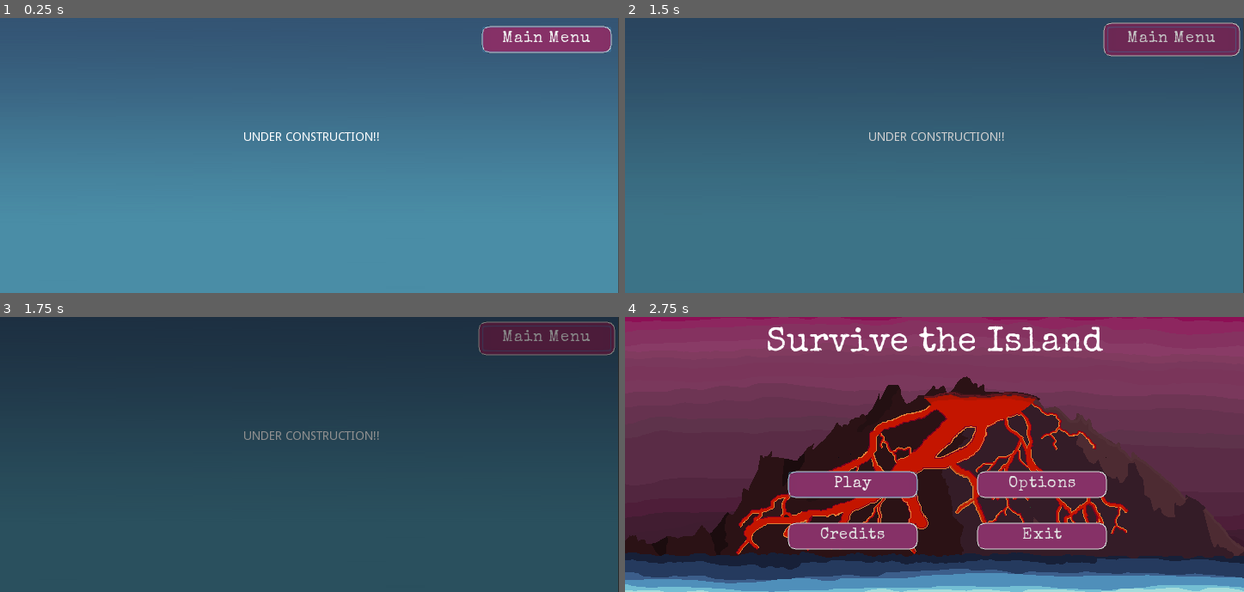
Above: before the commit, frames 1-4 (two rows, left to right).
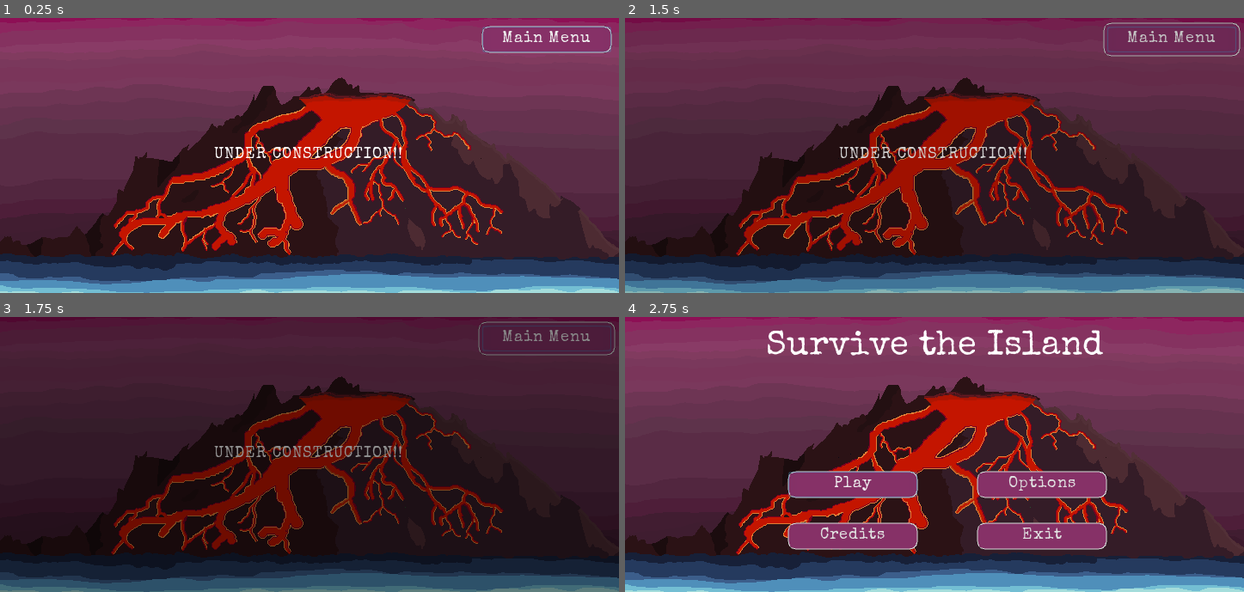
Above: after the commit, the same moments.

Repository: HaywardMorihara/SurviveTheIsland
Game: Godot game, scene res://src/UserInterface/Credits.tscn
Same seed, same stepped clock (60 frames per second), same inputs: the game is played once before the commit and once after it. This scene is started directly instead of the project's main scene.
Inputs (mouse positions are in pixels of both pictures, inside the frame that each line leads up to):
- Up to frame 1 (0.25 s): no input
- Up to frame 2 (1.5 s): move the mouse to (1070, 141) at 0.52 s; hold D (move_right) 0.53-1.25 s; tap Mouse wheel up (cycle_block_type) at 0.6 s; tap W (jump) at 0.77 s; click "Main Menu" at 1.25 s
- Up to frame 3 (1.75 s): no input
- Up to frame 4 (2.75 s): move the mouse to (810, 468) at 2.02 s; hold D (move_right) from 2.03 s (still down); tap Z (remove_block) at 2.1 s; tap W (jump) at 2.27 s

The runs differ from the first frame. In frame 1, 94% of the frame differs, in the area x 0-100%, y 0-100%; in frame 2, 94%; in frame 3, 93%; in frame 4, 2.1%.

Commit message:
UI and Fall Death
As the title states.

Updated menu art, music, volume.

Added fall death

Diff:
--- a/src/Level/Level.gd
+++ b/src/Level/Level.gd
@@ -1,4 +1,6 @@
 extends Node2D
+
+onready var animation_player = get_node('../Transition/Background/AnimationPlayer')
 
 const LIMIT_LEFT = -315
 const LIMIT_TOP = -250
@@ -17,3 +19,8 @@
 
 func _on_Player_block_placed(block):
 	$Blocks.add_child(block)
+
+
+func _on_FallDeath_body_entered(body):
+	if body.name == 'Player':
+		animation_player.play("FadeGameOver")
--- a/src/Level/Level.tscn
+++ b/src/Level/Level.tscn
@@ -6,6 +6,9 @@
 [ext_resource path="res://src/Level/ParallaxBackground.tscn" type="PackedScene" id=7]
 [ext_resource path="res://assets/audio/music/music.ogg" type="AudioStream" id=8]
 [ext_resource path="res://src/Level/Music.gd" type="Script" id=9]
+
+[sub_resource type="RectangleShape2D" id=1]
+extents = Vector2( 1200, 10 )
 
 [node name="Level" type="Node2D"]
 pause_mode = 1
@@ -32,3 +35,11 @@
 
 [node name="Coin" parent="Coins" instance=ExtResource( 2 )]
 position = Vector2( 243, 341 )
+
+[node name="FallDeath" type="Area2D" parent="."]
+
+[node name="CollisionShape2D" type="CollisionShape2D" parent="FallDeath"]
+position = Vector2( 302, 1026 )
+shape = SubResource( 1 )
+
+[connection signal="body_entered" from="FallDeath" to="." method="_on_FallDeath_body_entered"]
--- a/src/UserInterface/Credits.gd
+++ b/src/UserInterface/Credits.gd
@@ -3,6 +3,7 @@
 
 func _ready():
 	$"MainMenu".grab_focus()
+	$Menu.play()
 
 
 func _on_MainMenu_pressed():
--- a/src/UserInterface/Credits.tscn
+++ b/src/UserInterface/Credits.tscn
@@ -1,9 +1,10 @@
-[gd_scene load_steps=5 format=2]
+[gd_scene load_steps=6 format=2]
 
-[ext_resource path="res://assets/art/background/sky.png" type="Texture" id=1]
+[ext_resource path="res://assets/art/background/volcano new and improved1.png" type="Texture" id=1]
 [ext_resource path="res://src/UserInterface/Transition.tscn" type="PackedScene" id=2]
 [ext_resource path="res://src/UserInterface/Credits.gd" type="Script" id=3]
 [ext_resource path="res://assets/theme/STI_Theme.tres" type="Theme" id=4]
+[ext_resource path="res://assets/audio/music/Gulls.wav" type="AudioStream" id=5]
 
 [node name="Credits" type="Control"]
 anchor_right = 1.0
@@ -12,14 +13,18 @@
 
 [node name="Sprite" type="Sprite" parent="."]
 position = Vector2( 359.5, 160 )
-scale = Vector2( 44.9375, 1.25 )
 texture = ExtResource( 1 )
 
 [node name="RichTextLabel" type="RichTextLabel" parent="."]
-margin_left = 283.0
-margin_top = 132.0
-margin_right = 483.0
-margin_bottom = 332.0
+anchor_left = 0.5
+anchor_top = 0.5
+anchor_right = 0.5
+anchor_bottom = 0.5
+margin_left = -111.5
+margin_top = -10.0
+margin_right = 111.5
+margin_bottom = 10.0
+theme = ExtResource( 4 )
 text = "UNDER CONSTRUCTION!!"
 
 [node name="MainMenu" type="Button" parent="."]
@@ -32,4 +37,8 @@
 
 [node name="Transition" parent="." instance=ExtResource( 2 )]
 
+[node name="Menu" type="AudioStreamPlayer" parent="."]
+stream = ExtResource( 5 )
+volume_db = -8.0
+
 [connection signal="pressed" from="MainMenu" to="." method="_on_MainMenu_pressed"]
--- a/src/UserInterface/GameOver.tscn
+++ b/src/UserInterface/GameOver.tscn
@@ -1,7 +1,7 @@
 [gd_scene load_steps=6 format=2]
 
 [ext_resource path="res://src/UserInterface/Transition.tscn" type="PackedScene" id=1]
-[ext_resource path="res://assets/art/background/sky.png" type="Texture" id=2]
+[ext_resource path="res://assets/art/background/volcano new and improved1.png" type="Texture" id=2]
 [ext_resource path="res://src/UserInterface/GameOver.gd" type="Script" id=3]
 [ext_resource path="res://assets/theme/STI_Theme.tres" type="Theme" id=4]
 [ext_resource path="res://src/UserInterface/Score.gd" type="Script" id=5]
@@ -13,7 +13,6 @@
 
 [node name="Sprite" type="Sprite" parent="."]
 position = Vector2( 360, 160 )
-scale = Vector2( 45, 1.25 )
 texture = ExtResource( 2 )
 
 [node name="YouDied" type="RichTextLabel" parent="."]
--- a/src/UserInterface/MainMenu.tscn
+++ b/src/UserInterface/MainMenu.tscn
@@ -67,15 +67,15 @@
 
 [node name="Menu" type="AudioStreamPlayer" parent="."]
 stream = ExtResource( 3 )
-volume_db = -20.0
+volume_db = -8.0
 
 [node name="Transition" parent="." instance=ExtResource( 5 )]
 layer = 0
 
 [node name="Label" type="Label" parent="."]
 anchor_right = 1.0
-margin_top = 10.0
-margin_bottom = 51.0
+margin_top = 14.0
+margin_bottom = 55.0
 theme = ExtResource( 4 )
 custom_fonts/font = SubResource( 2 )
 text = "Survive the Island"
--- a/src/UserInterface/Settings.gd
+++ b/src/UserInterface/Settings.gd
@@ -2,6 +2,7 @@
 
 func _ready():
 	$"MainMenu".grab_focus()
+	$Menu.play()
 
 func _on_MainMenu_pressed():
 	$Transition/Background/AnimationPlayer.play("FadeMainMenu")
--- a/src/UserInterface/Settings.tscn
+++ b/src/UserInterface/Settings.tscn
@@ -1,9 +1,10 @@
-[gd_scene load_steps=5 format=2]
+[gd_scene load_steps=6 format=2]
 
 [ext_resource path="res://src/UserInterface/Transition.tscn" type="PackedScene" id=1]
-[ext_resource path="res://assets/art/background/sky.png" type="Texture" id=2]
+[ext_resource path="res://assets/art/background/volcano new and improved1.png" type="Texture" id=2]
 [ext_resource path="res://src/UserInterface/Settings.gd" type="Script" id=3]
 [ext_resource path="res://assets/theme/STI_Theme.tres" type="Theme" id=4]
+[ext_resource path="res://assets/audio/music/Gulls.wav" type="AudioStream" id=5]
 
 [node name="Settings" type="Control"]
 anchor_right = 1.0
@@ -12,17 +13,21 @@
 
 [node name="Sprite" type="Sprite" parent="."]
 position = Vector2( 359.5, 159.5 )
-scale = Vector2( 45.0625, 1.25391 )
 texture = ExtResource( 2 )
 
 [node name="Title" type="RichTextLabel" parent="."]
-margin_left = 287.0
-margin_top = 118.0
-margin_right = 539.0
-margin_bottom = 225.0
-text = "Settings
+anchor_left = 0.5
+anchor_top = 0.5
+anchor_right = 0.5
+anchor_bottom = 0.5
+margin_left = -101.0
+margin_top = -106.5
+margin_right = 151.0
+margin_bottom = 0.5
+theme = ExtResource( 4 )
+text = "           Settings
 
-Under Construction!!"
+No Settings for you!"
 
 [node name="Transition" parent="." instance=ExtResource( 1 )]
 
@@ -34,4 +39,8 @@
 theme = ExtResource( 4 )
 text = "Main Menu"
 
+[node name="Menu" type="AudioStreamPlayer" parent="."]
+stream = ExtResource( 5 )
+volume_db = -8.0
+
 [connection signal="pressed" from="MainMenu" to="." method="_on_MainMenu_pressed"]
Not shown: 1 places in src/Level/Level.tscn that only renumber resources
